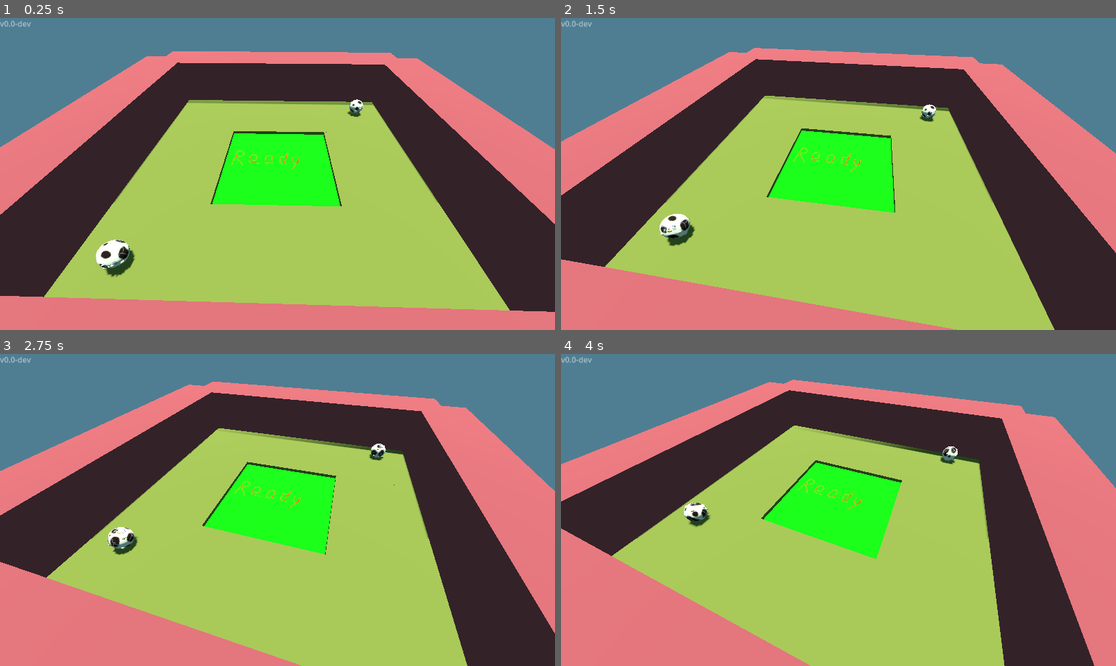
Above: before the commit, frames 1-4 (two rows, left to right).
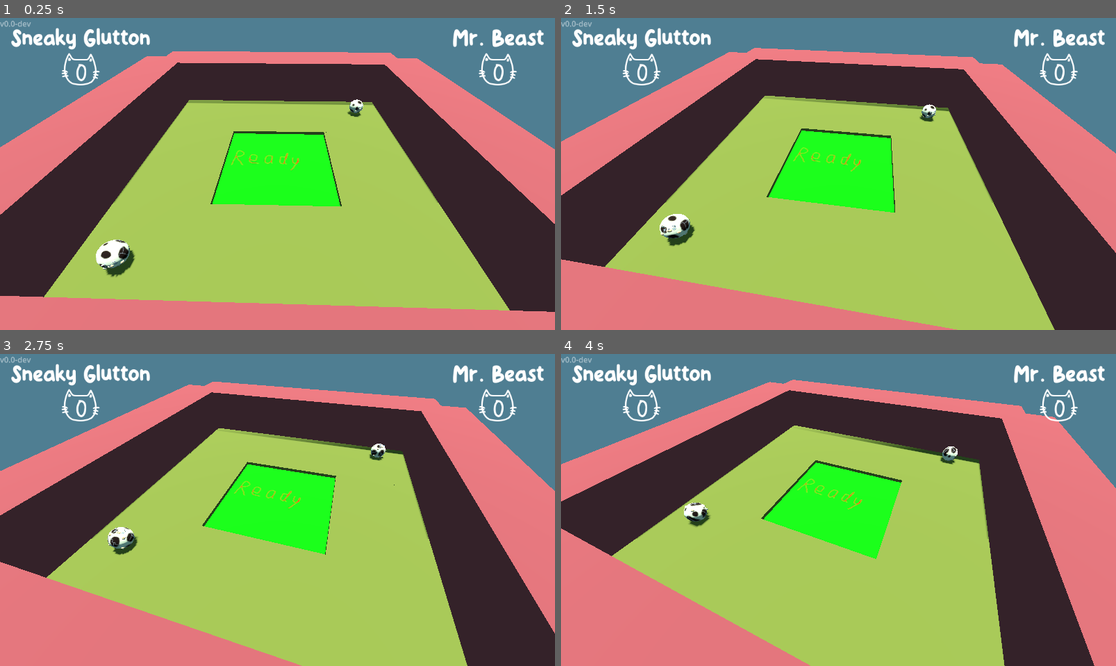
Above: after the commit, the same moments.

Repository: HedgeLizards/ggj24
Game: Godot game, scene res://scenes/main.tscn
The game is run twice, just before and just after one commit, with the same random seed, the same clock (stepped at 60 frames per second) and the same inputs.
Inputs:
- Up to frame 1 (0.25 s): no input
- Up to frame 2 (1.5 s): tap Enter at 0.5 s; tap W (join_0) at 0.6 s; tap Up (join_1) at 1.35 s
- Up to frame 3 (2.75 s): tap Enter at 2.1 s
- Up to frame 4 (4 s): tap W (join_0) at 2.85 s; tap Up (join_1) at 3.6 s

The runs differ from the first frame. In frame 1, 1.6% of the frame differs, in the area x 2-98%, y 3-22%; in frame 2, 1.6%; in frame 3, 1.6%; in frame 4, 1.6%.

Commit message:
Link UI to Main

Diff:
--- a/code/input_handler.gd
+++ b/code/input_handler.gd
@@ -68,7 +68,7 @@
 
 func movement_vector(index):
 	if players[index].device >= 0:
-		return players[index].vector.limit_length()
+		return players[index].vector.limit_length().rotated(rotation)
 
 	var keys = str(players[index].device + 2)
 
--- a/code/main.gd
+++ b/code/main.gd
@@ -4,6 +4,7 @@
 enum State { LOBBY, PLAYING }
 
 var state: State = State.LOBBY
+var dry_players
 
 var levels = [
 	preload("res://scenes/levels/dont_fall.tscn"),
@@ -23,6 +24,9 @@
 	for player in %Players.get_children():
 		var spawn: Node = spawns.pop_back()
 		player.go_to(spawn.global_position)
+		player.dry = true
+		$UI.update_player_dry(player.player_id, true)
+	dry_players = %Players.get_child_count()
 
 func _on_lobby_player_ready(id):
 	var ready_players: int = %Lobby.ready_players().size()
@@ -32,7 +36,22 @@
 
 
 func _on_in_game_body_exited(body):
-	if %InGame.get_overlapping_bodies().size() <= 1:
+	body.get_parent().dry = false
+
+	$UI.update_player_dry(body.get_parent().player_id, false)
+
+	dry_players -= 1
+
+	if dry_players == 0:
+		return
+
+	for player in %Players.get_children():
+		if player.dry:
+			player.score += 1
+
+			$UI.update_player_score(player.player_id, player.score)
+
+	if dry_players == 1:
 		start_game()
 
 func _physics_process(delta):
--- a/code/player.gd
+++ b/code/player.gd
@@ -2,7 +2,6 @@
 
 const speed: float = 100
 const max_speed: float = 100
-
 
 func _integrate_forces(state):
 	var current_speed := Vector2(linear_velocity.x, linear_velocity.z)
--- a/code/player_all.gd
+++ b/code/player_all.gd
@@ -3,6 +3,9 @@
 
 @export var player_id: int = 0
 
+var score = 0
+var dry = true
+
 func go_to(to: Vector3):
 	%Body.global_position = to
 	%Body.linear_velocity = Vector3(0, 0, 0)
--- a/code/ui.gd
+++ b/code/ui.gd
@@ -63,3 +63,9 @@
 
 func remove_player(index):
 	v_box_containers[index].visible = false
+
+func update_player_dry(index, dry):
+	pass
+
+func update_player_score(index, score):
+	v_box_containers[index].get_node('Score').text = str(score)
--- a/scenes/main.tscn
+++ b/scenes/main.tscn
@@ -1,7 +1,8 @@
-[gd_scene load_steps=7 format=3 uid="uid://do2h6dlhtci4t"]
+[gd_scene load_steps=8 format=3 uid="uid://do2h6dlhtci4t"]
 
 [ext_resource type="PackedScene" uid="uid://cpru8qqcxur31" path="res://scenes/cat.tscn" id="1_1l0g6"]
 [ext_resource type="Script" path="res://code/main.gd" id="1_i2n6y"]
+[ext_resource type="PackedScene" uid="uid://caltol35o78ta" path="res://scenes/ui.tscn" id="2_jwe8d"]
 [ext_resource type="PackedScene" uid="uid://cie6lckxrpqvu" path="res://scenes/levels/lobby.tscn" id="3_liilj"]
 [ext_resource type="Script" path="res://code/version.gd" id="3_nx0xq"]
 
@@ -14,6 +15,8 @@
 
 [node name="Main" type="Node3D"]
 script = ExtResource("1_i2n6y")
+
+[node name="UI" parent="." instance=ExtResource("2_jwe8d")]
 
 [node name="Players" type="Node3D" parent="."]
 unique_name_in_owner = true
